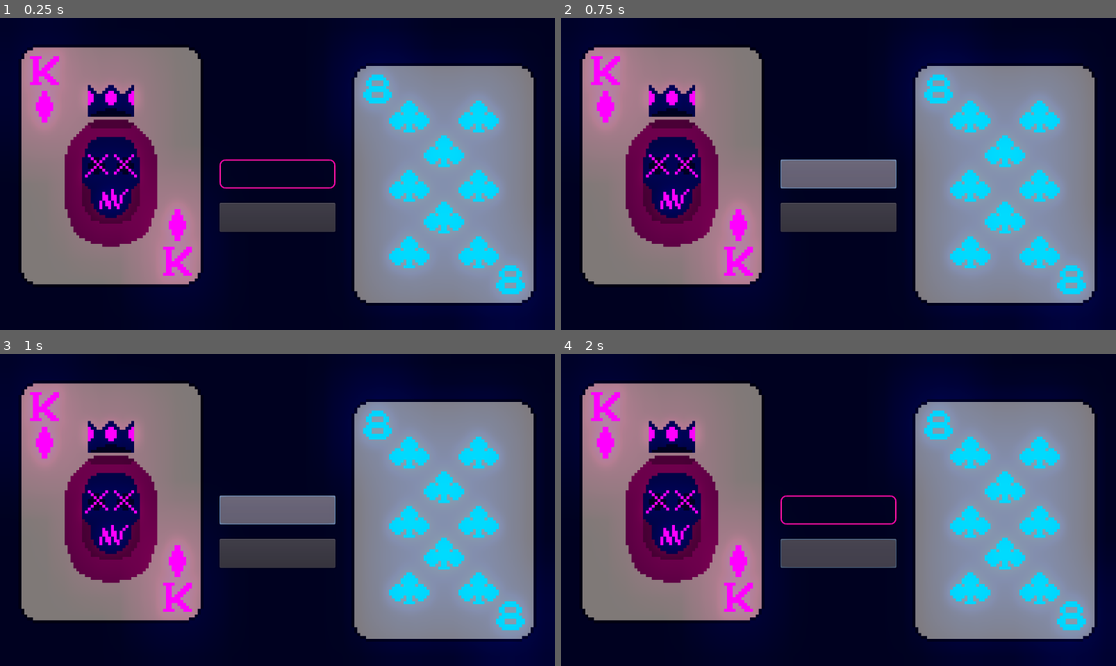
Above: before the commit, frames 1-4 (two rows, left to right).
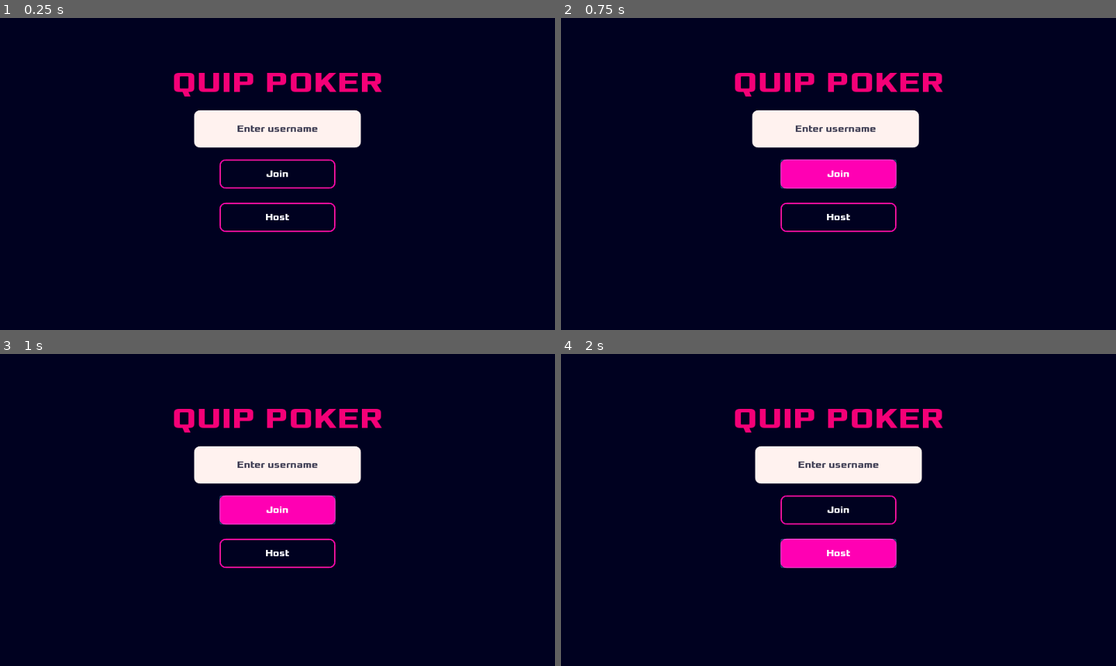
Above: after the commit, the same moments.

Repository: McLovin3/QuipPoker
Game: Godot game, scene res://MainMenu.tscn
Same seed, same stepped clock (60 frames per second), same inputs: the game is played once before the commit and once after it.
Inputs (mouse positions are in pixels of both pictures, inside the frame that each line leads up to):
- Up to frame 1 (0.25 s): no input
- Up to frame 2 (0.75 s): click (838, 174) at 0.5 s
- Up to frame 3 (1 s): no input
- Up to frame 4 (2 s): click (838, 553) at 1.25 s

The runs differ from the first frame. In frame 1, 57% of the frame differs, in the area x 3-98%, y 8-100%; in frame 2, 59%; in frame 3, 59%; in frame 4, 57%.

Commit message:
Did main MainMenu scene

Diff:
--- /dev/null
+++ b/MainMenu.gd
@@ -0,0 +1,56 @@
+extends Node2D
+
+export var tween_duration: float = 0.05
+export var nb_shakes: int = 5
+export var shake_distance: float = 5
+
+onready var _username_input: LineEdit = $CanvasLayer/UsernameInput
+onready var _username_input_tween: Tween = $CanvasLayer/UsernameInput/Tween
+
+var _shake_count: int
+
+
+func _shake_username_input() -> void:
+	var side = 1 if _shake_count % 2 == 0 else -1
+
+	if _shake_count == 1 or _shake_count == nb_shakes:
+		_username_input_tween.interpolate_property(
+			_username_input,
+			"rect_position:x",
+			_username_input.rect_position.x,
+			_username_input.rect_position.x + (shake_distance * side),
+			tween_duration
+		)
+
+	else:
+		_username_input_tween.interpolate_property(
+			_username_input,
+			"rect_position:x",
+			_username_input.rect_position.x,
+			_username_input.rect_position.x + (shake_distance * 2 * side),
+			tween_duration
+		)
+
+	_username_input_tween.start()
+	_shake_count -= 1
+
+
+func _on_HostButton_pressed() -> void:
+	if _username_input.text == "" and _shake_count == 0:
+		_shake_count = nb_shakes
+		_shake_username_input()
+	else:
+		pass
+
+
+func _on_JoinButton_pressed() -> void:
+	if _username_input.text == "" and _shake_count == 0:
+		_shake_count = nb_shakes
+		_shake_username_input()
+	else:
+		pass
+
+
+func _on_Tween_tween_all_completed() -> void:
+	if _shake_count > 0:
+		_shake_username_input()
--- a/MainMenu.tscn
+++ b/MainMenu.tscn
@@ -1,26 +1,31 @@
-[gd_scene load_steps=7 format=2]
+[gd_scene load_steps=8 format=2]
 
-[ext_resource path="res://Card/Sprites/Clubs/EightOfClubs.png" type="Texture" id=1]
-[ext_resource path="res://Card/Sprites/Faces/King.png" type="Texture" id=2]
-[ext_resource path="res://Card/Card.tscn" type="PackedScene" id=3]
-[ext_resource path="res://Card/Sprites/Diamonds/KingOfDiamonds.png" type="Texture" id=4]
+[ext_resource path="res://Themes/ButtonTheme.tres" type="Theme" id=1]
+[ext_resource path="res://xolonium/xolonium-fonts-4.1/ttf/Xolonium-Bold.ttf" type="DynamicFontData" id=2]
+[ext_resource path="res://MainMenu.gd" type="Script" id=3]
 
 [sub_resource type="StyleBoxFlat" id=1]
-bg_color = Color( 0.6, 0.6, 0.6, 0 )
-border_width_left = 2
-border_width_top = 2
-border_width_right = 2
-border_width_bottom = 2
-border_color = Color( 0.960784, 0, 0.470588, 1 )
+bg_color = Color( 1, 0.952941, 0.941176, 1 )
 corner_radius_top_left = 10
 corner_radius_top_right = 10
 corner_radius_bottom_right = 10
 corner_radius_bottom_left = 10
 
 [sub_resource type="Theme" id=2]
-Button/styles/normal = SubResource( 1 )
+LineEdit/colors/cursor_color = Color( 0, 0.00784314, 0.129412, 1 )
+LineEdit/colors/font_color = Color( 0, 0.00784314, 0.129412, 1 )
+LineEdit/styles/normal = SubResource( 1 )
 
-[node name="CanvasLayer" type="Node2D"]
+[sub_resource type="DynamicFont" id=3]
+size = 50
+font_data = ExtResource( 2 )
+
+[sub_resource type="Theme" id=4]
+Label/colors/font_color = Color( 0.960784, 0, 0.470588, 1 )
+Label/fonts/font = SubResource( 3 )
+
+[node name="MainMenu" type="Node2D"]
+script = ExtResource( 3 )
 
 [node name="CanvasLayer" type="CanvasLayer" parent="."]
 
@@ -34,9 +39,11 @@
 margin_top = -25.0
 margin_right = 100.0
 margin_bottom = 25.0
-theme = SubResource( 2 )
+theme = ExtResource( 1 )
+text = "Join"
 
 [node name="HostButton" type="Button" parent="CanvasLayer"]
+modulate = Color( 1.5, 1.5, 1.5, 1 )
 anchor_left = 0.5
 anchor_top = 0.5
 anchor_right = 0.5
@@ -45,14 +52,41 @@
 margin_top = 50.0
 margin_right = 100.0
 margin_bottom = 100.0
+theme = ExtResource( 1 )
+text = "Host"
 
-[node name="Node2D" parent="." instance=ExtResource( 3 )]
-position = Vector2( 192, 256 )
-scale = Vector2( 5, 5 )
-card_foreground = ExtResource( 4 )
-card_background = ExtResource( 2 )
+[node name="UsernameInput" type="LineEdit" parent="CanvasLayer"]
+anchor_left = 0.5
+anchor_top = 0.5
+anchor_right = 0.5
+anchor_bottom = 0.5
+margin_left = -144.0
+margin_top = -110.0
+margin_right = 144.0
+margin_bottom = -46.0
+theme = SubResource( 2 )
+align = 1
+max_length = 12
+placeholder_text = "Enter username"
+placeholder_alpha = 0.75
 
-[node name="Node2D2" parent="." instance=ExtResource( 3 )]
-position = Vector2( 768, 288 )
-scale = Vector2( 5, 5 )
-card_foreground = ExtResource( 1 )
+[node name="Tween" type="Tween" parent="CanvasLayer/UsernameInput"]
+
+[node name="Title" type="Label" parent="CanvasLayer"]
+anchor_left = 0.5
+anchor_top = 0.5
+anchor_right = 0.5
+anchor_bottom = 0.5
+margin_left = -192.0
+margin_top = -206.0
+margin_right = 192.0
+margin_bottom = -110.0
+theme = SubResource( 4 )
+text = "Quip Poker"
+align = 1
+valign = 1
+uppercase = true
+
+[connection signal="pressed" from="CanvasLayer/JoinButton" to="." method="_on_JoinButton_pressed"]
+[connection signal="pressed" from="CanvasLayer/HostButton" to="." method="_on_HostButton_pressed"]
+[connection signal="tween_all_completed" from="CanvasLayer/UsernameInput/Tween" to="." method="_on_Tween_tween_all_completed"]
--- /dev/null
+++ b/Themes/ButtonTheme.tres
@@ -0,0 +1,32 @@
+[gd_resource type="Theme" load_steps=4 format=2]
+
+[sub_resource type="StyleBoxFlat" id=2]
+bg_color = Color( 0.960784, 0, 0.470588, 1 )
+corner_radius_top_left = 10
+corner_radius_top_right = 10
+corner_radius_bottom_right = 10
+corner_radius_bottom_left = 10
+
+[sub_resource type="StyleBoxFlat" id=1]
+bg_color = Color( 0.6, 0.6, 0.6, 0 )
+border_width_left = 2
+border_width_top = 2
+border_width_right = 2
+border_width_bottom = 2
+border_color = Color( 0.960784, 0, 0.470588, 1 )
+corner_radius_top_left = 10
+corner_radius_top_right = 10
+corner_radius_bottom_right = 10
+corner_radius_bottom_left = 10
+
+[sub_resource type="StyleBoxFlat" id=3]
+bg_color = Color( 0.560784, 0, 0.462745, 1 )
+corner_radius_top_left = 10
+corner_radius_top_right = 10
+corner_radius_bottom_right = 10
+corner_radius_bottom_left = 10
+
+[resource]
+Button/styles/hover = SubResource( 2 )
+Button/styles/normal = SubResource( 1 )
+Button/styles/pressed = SubResource( 3 )
--- a/project.godot
+++ b/project.godot
@@ -19,6 +19,15 @@
 
 GlowEffect="*res://GlowEffect.tscn"
 
+[debug]
+
+gdscript/warnings/unused_class_variable=true
+gdscript/warnings/return_value_discarded=false
+gdscript/warnings/unsafe_property_access=true
+gdscript/warnings/unsafe_method_access=true
+gdscript/warnings/unsafe_cast=true
+gdscript/warnings/unsafe_call_argument=true
+
 [display]
 
 window/size/width=960
@@ -27,6 +36,7 @@
 [gui]
 
 common/drop_mouse_on_gui_input_disabled=true
+theme/custom_font="res://xolonium/Xolonium.tres"
 
 [physics]
 
--- /dev/null
+++ b/xolonium/Xolonium.tres
@@ -0,0 +1,7 @@
+[gd_resource type="DynamicFont" load_steps=2 format=2]
+
+[sub_resource type="DynamicFontData" id=1]
+font_path = "res://xolonium/xolonium-fonts-4.1/ttf/Xolonium-Bold.ttf"
+
+[resource]
+font_data = SubResource( 1 )
Not shown, added: xolonium/xolonium-fonts-4.1/FONTLOG.txt
Not shown, added: xolonium/xolonium-fonts-4.1/LICENSE.txt
Binary file added: xolonium/xolonium-fonts-4.1/ttf/Xolonium-Bold.ttf
Binary file added: xolonium/xolonium-fonts-4.1/ttf/Xolonium-Regular.ttf
